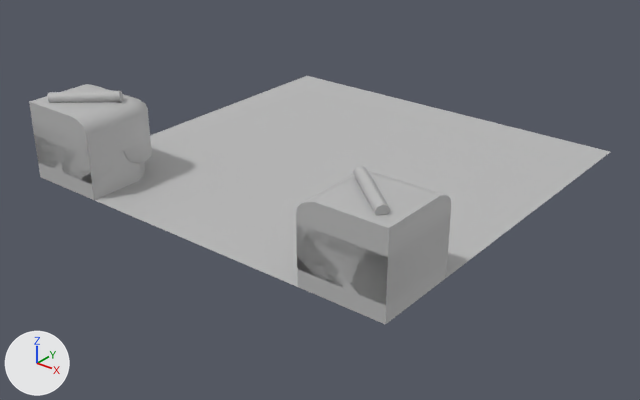
The FBX model Assets/3_Scena 3D/Meshes/Tiles/SM_Tile_Tips_Straight.fbx, before and after one commit.
Rendered twice from a 50 mm camera at (0.0552, -0.1364, 0.0469) aimed at (0.001, -0.0686, 0.0048). The lights are fixed; the arrows at lower left show +X, +Y and +Z. Where no turn or scale is listed for an object, it has been applied to the vertices.

The older version as bpy lines, for what is in view:
```python
me_mesh = bpy.data.meshes.new('Mesh')
me_mesh.from_pydata(...)  # 310 vertices, 312 faces; spans x -0.0225..0.0225, y -0.0225..-0.0134, z -0.0034..0.0034
# faces by material slot: [128, 12, 140, 32]
me_mesh.materials.append(mat_lambert8)  # grey #bcbcbc
me_mesh.materials.append(mat_lambert1)  # grey #bcbcbc
me_mesh.materials.append(mat_lambert6)  # grey #bcbcbc
me_mesh.materials.append(mat_lambert5)  # grey #bcbcbc
me_mesh_001 = bpy.data.meshes.new('Mesh.001')
me_mesh_001.from_pydata(...)  # 73 vertices, 76 faces; spans x -0.045..0.0, y 0.0..0.045, z -0.0086..0.0011
me_mesh_001.materials.append(mat_lambert1)  # grey #bcbcbc
# before: 0 (-0.009, 0.0, -0.0086) at pixel (297, 286), 1 (-0.009, 0.0, -0.0025) at pixel (296, 223), 2 (0.0, 0.009, -0.0086) at pixel (445, 278), 3 (0.0, 0.009, -0.0025) at pixel (450, 215), 4 (0.0, 0.0, -0.0025) at pixel (387, 257)
# before: 5 (0.0, 0.0, -0.0086) at pixel (385, 324)
# before: 38 (-0.036, 0.0, -0.0086) at pixel (94, 200), 39 (-0.036, 0.0, -0.0025) at pixel (87, 144), 40 (-0.045, 0.009, -0.0086), 41 (-0.045, 0.009, -0.0025), 42 (-0.045, 0.0, -0.0025) at pixel (32, 124)
# before: 43 (-0.045, 0.0, -0.0086) at pixel (40, 177)
ob_sm_tile_tips_straight1 = bpy.data.objects.new('SM_Tile_Tips_Straight1', me_mesh)
ob_sm_tile_tips_straight1.location = (0.00002, -0.06477, 0.01264)
ob_sm_tile_tips_straight2 = bpy.data.objects.new('SM_Tile_Tips_Straight2', me_mesh_001)
ob_sm_tile_tips_straight2.location = (0.0225, -0.08727, 0.01606)
```
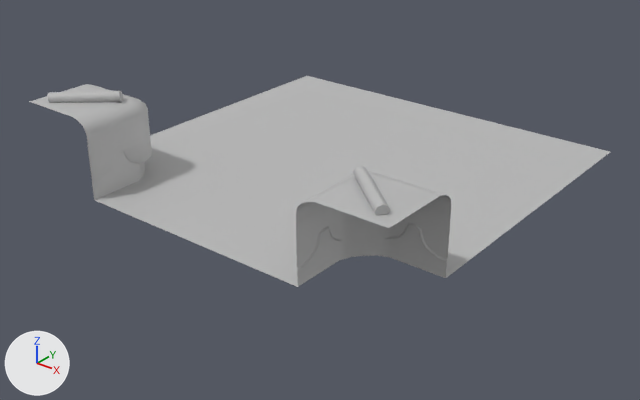
Where the newer file only moved an object's origin or applied its transform, the numbers keep the older frame.

Where the change shows, as pixel boxes (x1, y1, x2, y2) in the pictures (640 x 400 px):
```json
{"object": "SM_Tile_Tips_Straight2", "change": "reshaped", "before": [33, 76, 610, 324], "after": [48, 76, 610, 287], "on screen": "15% shorter"}
{"object": "SM_Tile_Tips_Straight1", "change": "reshaped", "before": [29, 84, 451, 305], "after": [29, 84, 451, 269], "on screen": "16% shorter"}
{"part": 1, "of": "me_mesh_001", "change": "deleted", "before": [297, 216, 450, 324]}
{"part": 2, "of": "me_mesh_001", "change": "deleted", "before": [33, 125, 94, 200]}
{"part": 3, "of": "me_mesh", "change": "deleted", "before": [296, 195, 451, 305]}
{"part": 4, "of": "me_mesh", "change": "deleted", "before": [29, 102, 92, 184]}
```

The change, as JSON lines over the scene's bpy script:
```json
{"block": "me_mesh_001", "where": "me_mesh_001.from_pydata(...)  # 73 vertices, 76 faces; spans x -0.045..0.0, y 0.0..0.045, z -0.0086..0.0011"}
{"block": "me_mesh_001", "where": "# used by ob_sm_tile_tips_straight2; location = (0.0225, -0.08727, 0.01606)"}
{"block": "me_mesh_001", "where": "# verts and faces of me_mesh_001; kept vertices keep their numbers, new ones are numbered from 73"}
{"block": "me_mesh_001", "change": "me_mesh_001 part 1"}
{"op": "add", "block": "me_mesh_001", "code": "delete_vertices([4, 5])  # with the faces that use them"}
{"block": "me_mesh_001", "change": "me_mesh_001 part 2"}
{"op": "add", "block": "me_mesh_001", "code": "delete_vertices([42, 43])  # with the faces that use them"}
{"block": "me_mesh", "where": "# used by ob_sm_tile_tips_straight1; location = (0.00002, -0.06477, 0.01264)"}
{"op": "remove", "block": "me_mesh", "code": "me_mesh.from_pydata(...)  # 310 vertices, 312 faces; spans x -0.0225..0.0225, y -0.0225..-0.0134, z -0.0034..0.0034"}
{"op": "add", "block": "me_mesh", "code": "me_mesh.from_pydata(...)  # 230 vertices, 216 faces; spans x -0.0225..0.0225, y -0.0225..-0.0134, z -0.0034..0.0034"}
{"block": "me_mesh", "change": "me_mesh part 3"}
{"block": "me_mesh", "change": "40 vertices are removed from x 0.0139..0.0225, y -0.0225..-0.0139, z -0.0034..0.0018"}
{"block": "me_mesh", "change": "48 faces are deleted"}
{"block": "me_mesh", "change": "me_mesh part 4"}
{"block": "me_mesh", "change": "40 vertices are removed from x -0.0225..-0.014, y -0.0225..-0.0139, z -0.0034..0.0018"}
{"block": "me_mesh", "change": "48 faces are deleted"}
{"op": "remove", "block": "me_mesh", "code": "me_mesh.materials.append(mat_lambert1)  # grey #bcbcbc"}
```
